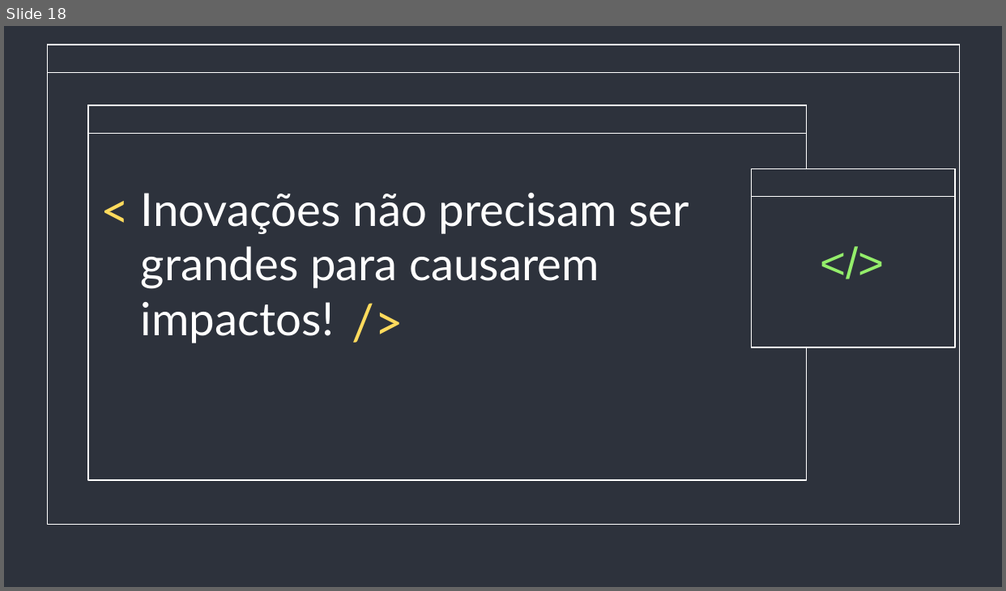
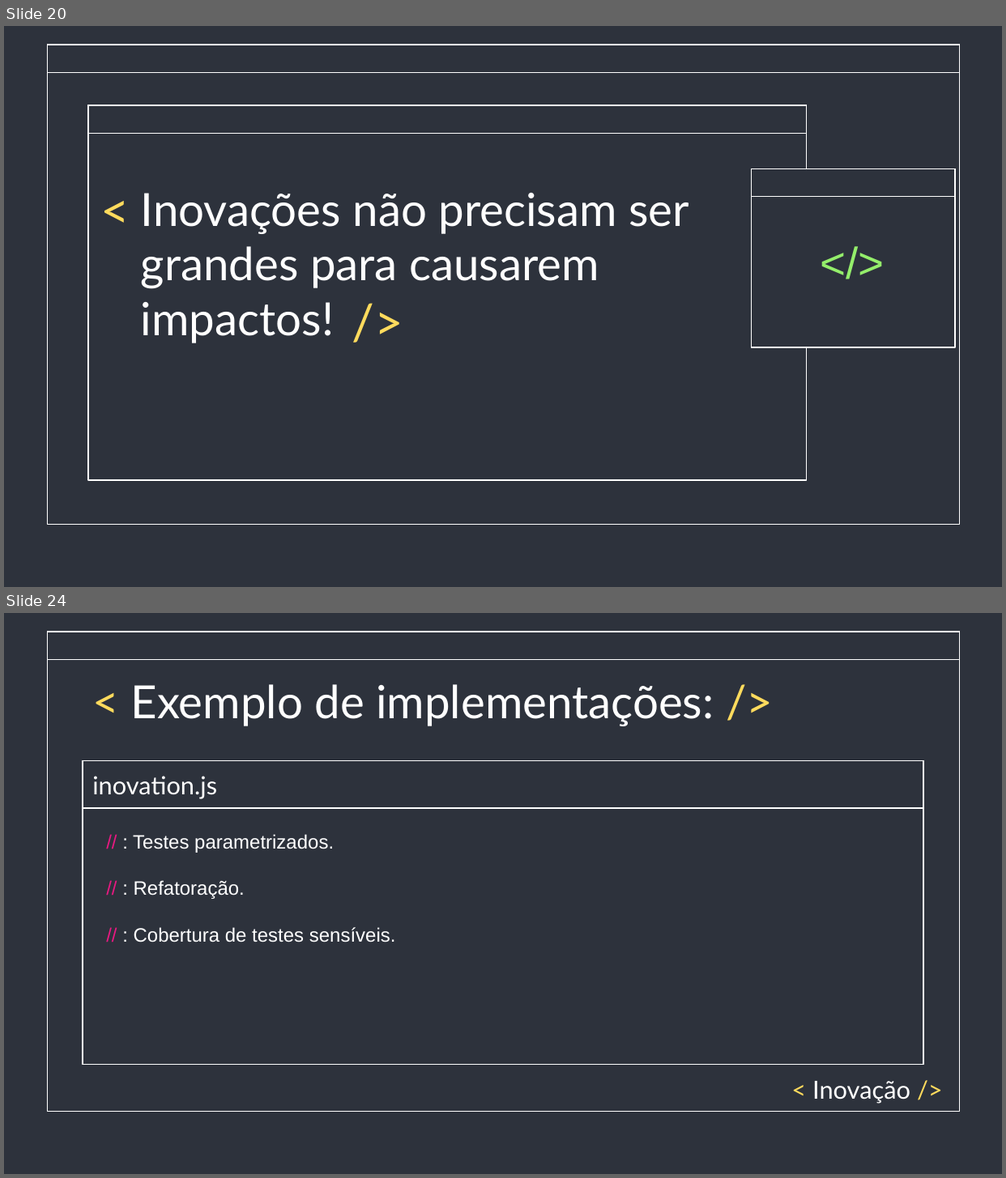
Before and after one commit to saintalex93/TestingHabitPresentation, a slide deck: Testes e Inovação - Semana de qualidade.pptx. Shown one above the other, each under a label of ours: slide 18 before the commit, slides 20 and 24 after it; the slides between them are not shown. The pictures are 1006x591 and 1006x1178 pixels, drawn with LibreOffice and Linux fonts; fonts in the diff are those of the drawing. Boxes give left, top, right and bottom in pixels: in the first picture for what was removed or moved away, otherwise in the second. Text is boxed around its words. In the diff, an @@ line names an element or a change of style, - is before the commit and + after.

Commit message:
[Semana da Qualidade] - Slides inovação e qualidade

```diff
--- a/Testes e Inovação - Semana de qualidade.pptx
+++ b/Testes e Inovação - Semana de qualidade.pptx
@@ slide 24 added at [4,613,1002,1174], background #2D323C; not listed: 2 template elements that a slide beside it also shows @@
@@ title added at [131,684,714,726], 33 pt, text #FFFFFF @@
+< Exemplo de implementações: />
@@ rectangle added at [83,760,924,1064], fill #2D323C, outline #FFFFFF 0.75 pt @@
@@ rectangle added at [83,760,924,807], fill #2D323C, outline #FFFFFF 0.75 pt, 18 pt, text #FFFFFF @@
+inovation.js
@@ text added at [133,834,396,943], 14 pt, text #FFFFFF @@
+// : Testes parametrizados.
+// : Refatoração.
+// : Cobertura de testes sensíveis.
@@ text added at [812,1081,910,1104], 18 pt, text #FFFFFF @@
+< Inovação />
@@ what was slide 18 is now slide 20 @@
```
Also in this commit, not shown: 4 slides changed, 4 other slides added.
